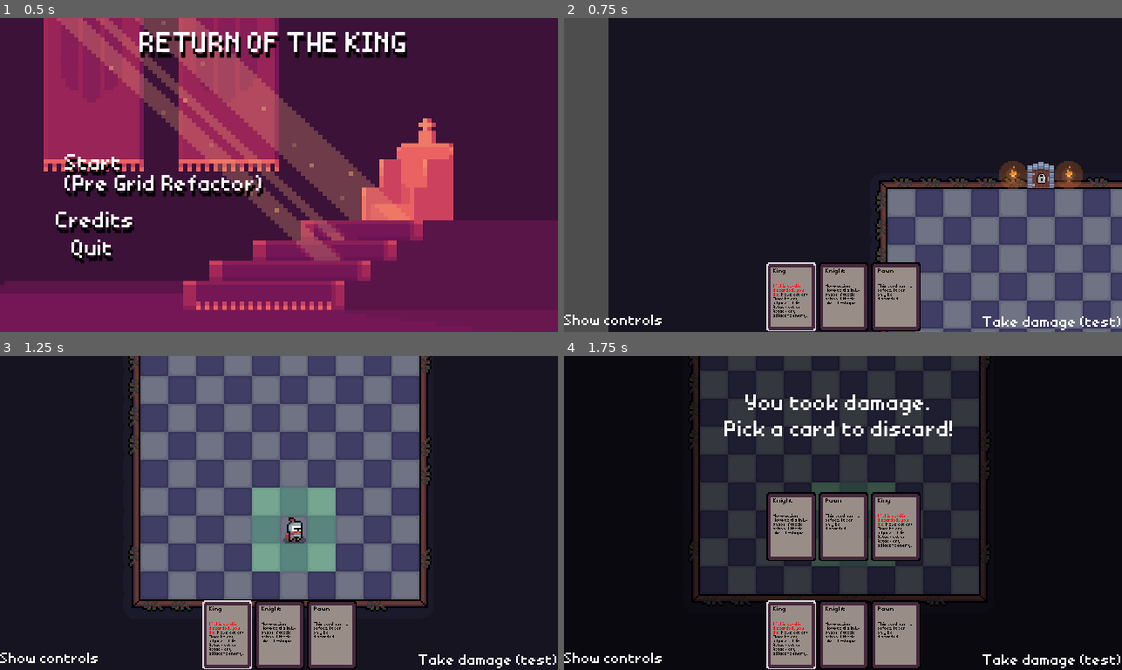
Above: before the commit, frames 1-4 (two rows, left to right).
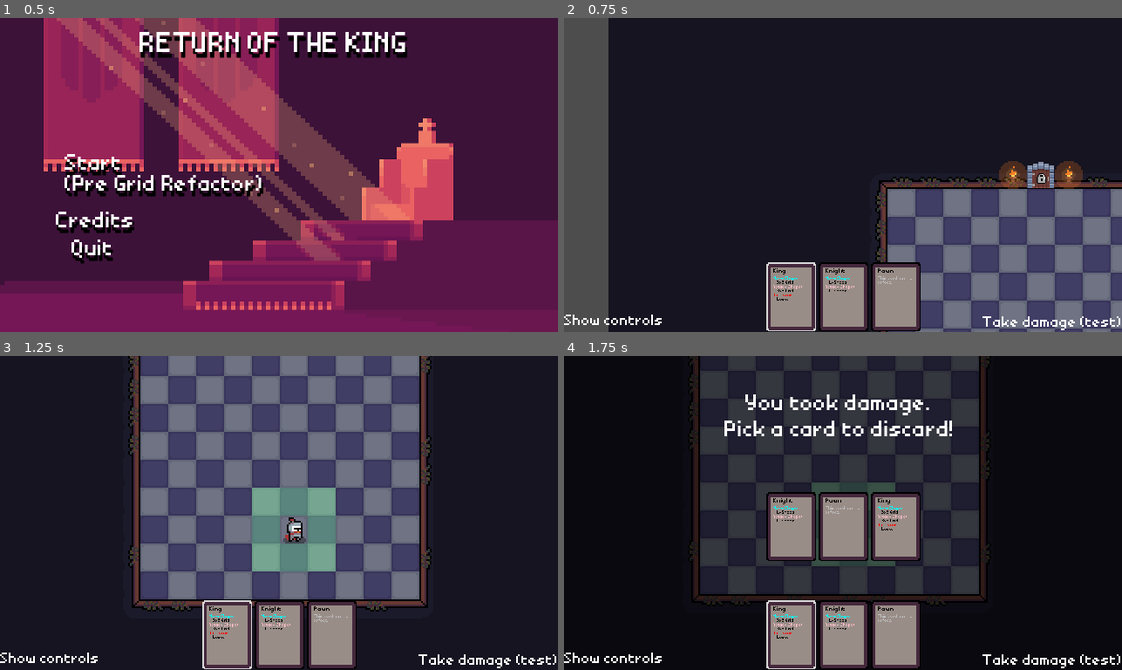
Above: after the commit, the same moments.

Repository: bonsaipropaganda/pass-the-game-jam-2024
Game: Godot game, scene res://ui/menues/main_menu.tscn
Same seed, same stepped clock (60 frames per second), same inputs: the game is played once before the commit and once after it.
Inputs:
- Up to frame 1 (0.5 s): no input
- Up to frame 2 (0.75 s): click "Start (Pre Grid Refactor)" at 0.5 s
- Up to frame 3 (1.25 s): no input
- Up to frame 4 (1.75 s): click "Take damage (test)" at 1.25 s

Frame 1 is identical in both runs. In frame 2, 0.4% of the frame differs, in the area x 37-63%, y 82-96%; in frame 3, 0.4%; in frame 4, 0.8%, in the area x 37-63%, y 47-96%.

Commit message:
change the descriptions to properly use BBCode, and fix readability

Diff:
--- a/items/cards/base_card_resource.gd
+++ b/items/cards/base_card_resource.gd
@@ -12,8 +12,8 @@
 
 ## perform this card's unique action(s) at the target_coord
 func do_action(target_coord:Vector2i) -> void:
-	breakpoint ## dummy interface
+	pass ## dummy interface
 
 ## perform this card's unique discard effects
 func on_discard() -> void:
-	breakpoint ## dummy interface
+	pass ## dummy interface
--- a/items/cards/card.tscn
+++ b/items/cards/card.tscn
@@ -24,7 +24,7 @@
 
 [node name="DescriptionLabel" type="RichTextLabel" parent="."]
 offset_left = -34.0
-offset_top = -91.0
+offset_top = -106.0
 offset_right = 35.0
 offset_bottom = -15.0
 mouse_filter = 2
--- a/items/cards/types/card_king_basic.gd
+++ b/items/cards/types/card_king_basic.gd
@@ -2,8 +2,12 @@
 
 func _init() -> void:
 	card_name = "King"
-	description = "[color=red]If this card is discarded, you die![/color] Move action: " +\
-		"Move to any adjacent tile. Attack action: Attack any adjacent enemy."
+	description = """[color=cyan]Move Shape:[/color]
+	3x3 Grid.
+[color=pink]Attack Shape:[/color]
+	3x3 Grid.
+[color=red]On Discard:[/color]
+	Lose."""
 
 func get_valid_coords(player_pos:Vector2i) -> Array[Vector2i]:
 	var valid_coords:Array[Vector2i] = []
--- a/items/cards/types/card_knight_basic.gd
+++ b/items/cards/types/card_knight_basic.gd
@@ -2,7 +2,10 @@
 
 func _init() -> void:
 	card_name = "Knight"
-	description = "Move action: Move to tile in L-shape. Attack action: Attack tile in L-shape."
+	description = """[color=cyan]Move Shape:[/color]
+	L-Shape.
+[color=pink]Attack Shape:[/color]
+	L-Shape."""
 
 func get_valid_coords(player_pos:Vector2i) -> Array[Vector2i]:
 	var valid_coords:Array[Vector2i] = []
--- a/items/cards/types/card_pawn_basic.gd
+++ b/items/cards/types/card_pawn_basic.gd
@@ -2,7 +2,7 @@
 
 func _init() -> void:
 	card_name = "Pawn"
-	description = "This card has no effect. It can only be discarded."
+	description = "[color=gray]This card has no effect.[/color]"
 
 # I am making this one do nothing since it is the only chess piece
 # that has a different movement and attack pattern, and I don't have time to write that abstraction.
